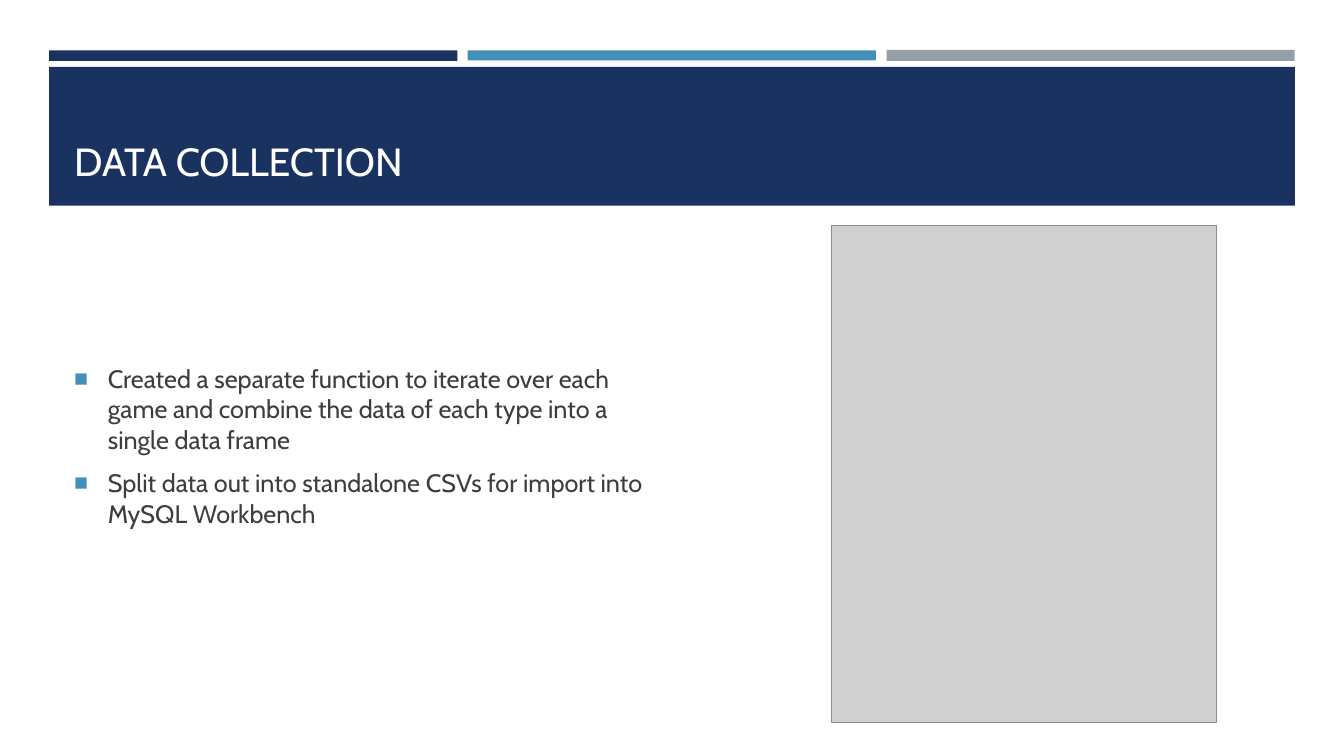
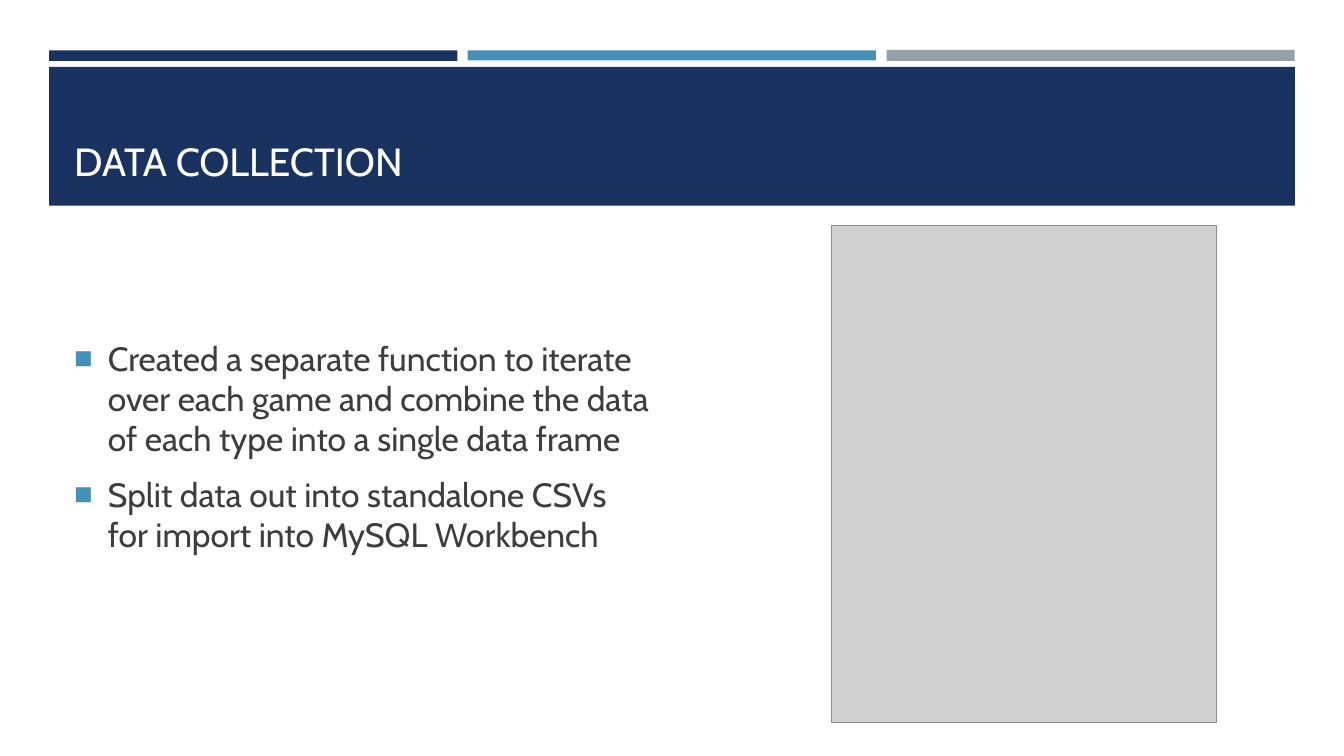
Before and after one commit to mattfarrow1/7330-term-project, a slide deck: slide 8 of docs/Analyzing_Jeopardy_Data.pptx. Drawn at 1344x756 pixels with LibreOffice and Linux fonts; fonts in the diff are those of the drawing; grey boxes stand for pictures. Boxes give left, top, right and bottom in pixels: in the first picture for what was removed or moved away, otherwise in the second. Text is boxed around its words. In the diff, an @@ line names an element or a change of style, - is before the commit and + after.

```diff
--- a/docs/Analyzing_Jeopardy_Data.pptx
+++ b/docs/Analyzing_Jeopardy_Data.pptx
@@ text "Created a separate function to ..." at bbox=[108, 346, 649, 555]: size 18 to 24 pt; more space between paragraphs @@
```
Also in this commit, not shown: 6 other slides changed, 4 slides added, 3 slides removed.
